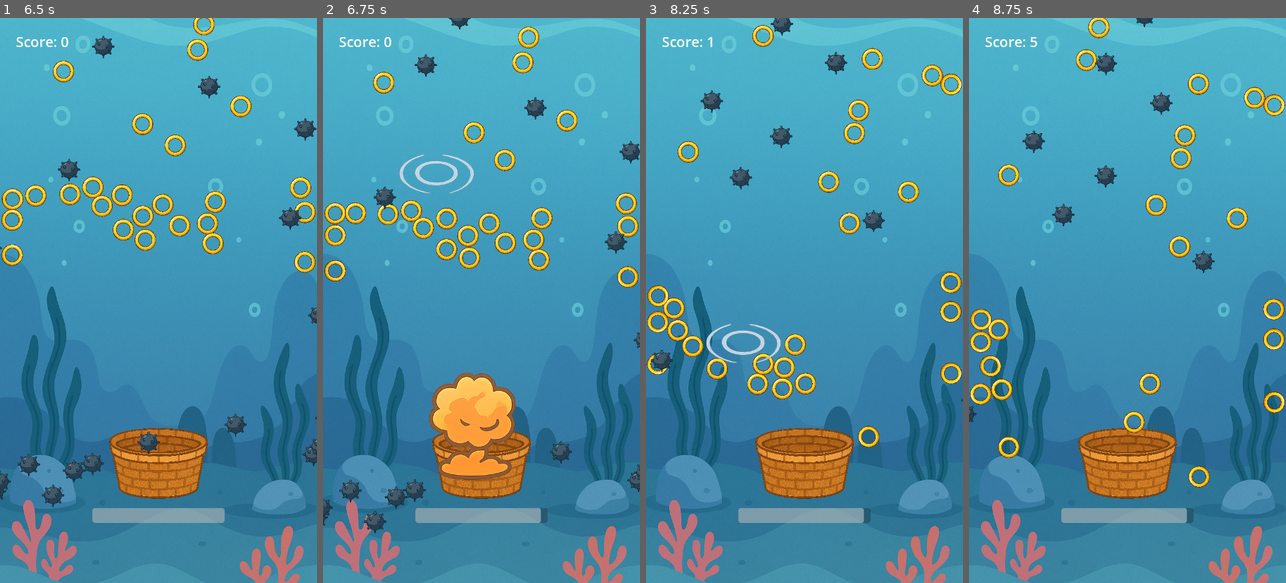
Above: before the commit, frames 1-4 (left to right).
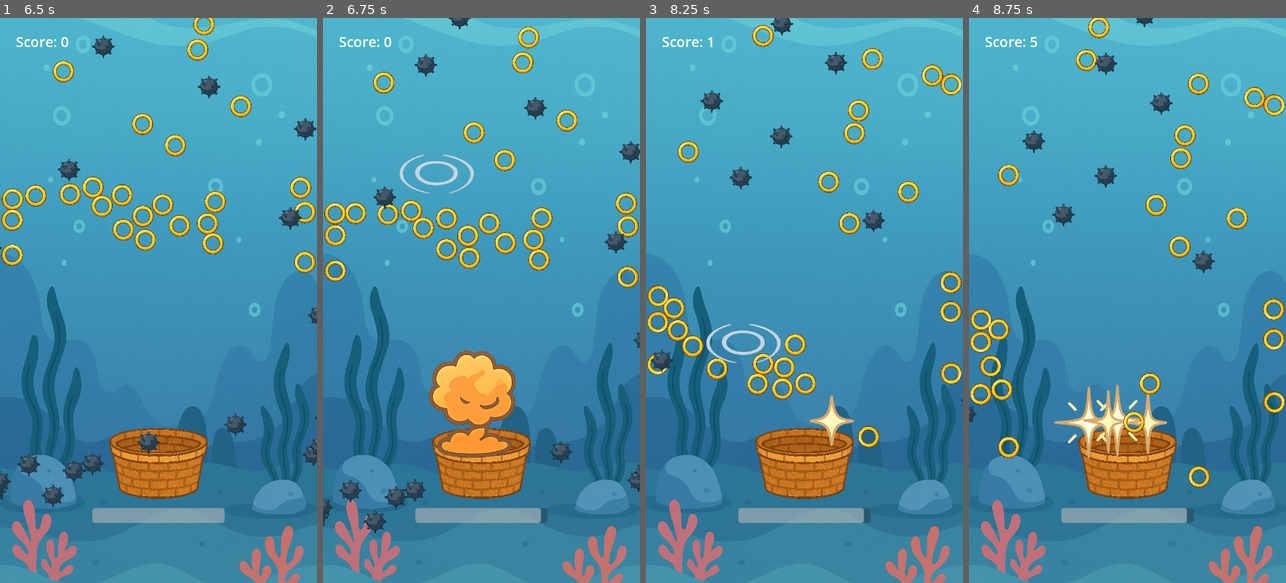
Above: after the commit, the same moments.

Repository: ericso/aqua-launch
Game: Godot game, scene res://main/main.tscn
The game is run twice, just before and just after one commit, with the same random seed, the same clock (stepped at 60 frames per second) and the same inputs.
Inputs (mouse positions are in pixels of both pictures, inside the frame that each line leads up to):
- Up to frame 1 (6.5 s): click "New Game" at 0.5 s; tap Enter at 1.25 s; move the mouse to (228, 272) at 1.27 s; click (228, 272) at 1.42 s; move the mouse to (95, 328) at 2.02 s; click (95, 328) at 2.17 s; move the mouse to (190, 176) at 2.77 s; click (190, 176) at 2.92 s; move the mouse to (142, 413) at 3.52 s; click (142, 413) at 3.67 s; move the mouse to (253, 385) at 4.27 s; click (253, 385) at 4.42 s; move the mouse to (63, 215) at 5.02 s; click (63, 215) at 5.17 s; move the mouse to (174, 300) at 5.77 s; click (174, 300) at 5.92 s
- Up to frame 2 (6.75 s): move the mouse to (433, 159) at 6.52 s; click (433, 159) at 6.67 s
- Up to frame 3 (8.25 s): move the mouse to (874, 272) at 7.27 s; click (874, 272) at 7.42 s; move the mouse to (741, 328) at 8.02 s; click (741, 328) at 8.17 s
- Up to frame 4 (8.75 s): no input

Frame 1 is identical in both runs. In frame 2, 4.1% of the frame differs, in the area x 33-61%, y 58-82%; in frame 3, 0.3%; in frame 4, 1.3%.

Commit message:
add animation when ring is collected

Diff:
--- a/basket/basket_mouth.gd
+++ b/basket/basket_mouth.gd
@@ -1,6 +1,6 @@
 extends Area2D
 
-signal ring_collected
+signal ring_collected(ring: Node2D)
 
 func _ready():
 	connect("body_entered", Callable(self, "_on_body_entered"))
@@ -8,4 +8,4 @@
 func _on_body_entered(body):
 	if body.is_in_group("rings"):
 		body.queue_free()
-		emit_signal("ring_collected")
+		emit_signal("ring_collected", body)
--- a/main/main.gd
+++ b/main/main.gd
@@ -63,7 +63,12 @@
 			mine.apply_impulse(dir.normalized() * force)
 
 # _on_ring_collected is the handler for when the basket collects a ring
-func _on_ring_collected() -> void:
+func _on_ring_collected(ring: Node2D) -> void:
+	# twinkle should animate regardless of game in progress
+	var twinkle = preload("res://ring/twinkle/twinkle.tscn").instantiate()
+	get_tree().current_scene.add_child(twinkle)
+	twinkle.global_position = ring.global_position
+
 	if game_active:
 		ScoreManager.add_score(1)
 
@@ -73,10 +78,10 @@
 # A mine hit should do two things: decrease the score and do damage to the basket
 func _on_mine_hit(mine: Node2D) -> void:
 	# explosion should always happen on hit, whether or not game is running
-	var explosion = preload("res://explosion/explosion.tscn").instantiate()
+	var explosion = preload("res://mine/explosion/explosion.tscn").instantiate()
 	get_tree().current_scene.add_child(explosion)
 	# offset the explosion to be above the mine
-	explosion.global_position = mine.global_position + Vector2(0, -50)
+	explosion.global_position = mine.global_position + Vector2(0, -100)
 
 	if game_active:
 		# score go down
--- a/explosion/explosion.tscn
+++ b/mine/explosion/explosion.tscn
@@ -1,7 +1,7 @@
 [gd_scene load_steps=16 format=3 uid="uid://b10uol18dbq1w"]
 
-[ext_resource type="Texture2D" uid="uid://c0st6hk7jxcg5" path="res://explosion/explosion.png" id="1_echoh"]
-[ext_resource type="Script" uid="uid://cwbxf8vm5s75a" path="res://explosion/explosion.gd" id="1_pim3w"]
+[ext_resource type="Texture2D" uid="uid://c0st6hk7jxcg5" path="res://mine/explosion/explosion.png" id="1_echoh"]
+[ext_resource type="Script" uid="uid://cwbxf8vm5s75a" path="res://mine/explosion/explosion.gd" id="1_pim3w"]
 
 [sub_resource type="AtlasTexture" id="AtlasTexture_pim3w"]
 atlas = ExtResource("1_echoh")
--- a/mine/mine.gd
+++ b/mine/mine.gd
@@ -6,7 +6,7 @@
 
 var spawn_timer := 0.0
 
-func _process(delta) -> void:
+func _process(_delta) -> void:
 	if position.y > 1400:
 		queue_free()
 
--- a/ring/ring.gd
+++ b/ring/ring.gd
@@ -6,7 +6,7 @@
 
 var spawn_timer := 0.0
 
-func _process(delta) -> void:
+func _process(_delta) -> void:
 	if position.y > 1400:
 		queue_free()
 
--- /dev/null
+++ b/ring/twinkle/twinkle.gd
@@ -0,0 +1,7 @@
+extends Node2D
+
+func _ready():
+	# reduce the size of the twinkle animation
+	$AnimatedSprite2D.scale = Vector2.ONE * 0.5
+	$AnimatedSprite2D.play()
+	$AnimatedSprite2D.connect("animation_finished", Callable(self, "queue_free"))
--- /dev/null
+++ b/ring/twinkle/twinkle.tscn
@@ -0,0 +1,82 @@
+[gd_scene load_steps=13 format=3 uid="uid://drd0ossryv0lb"]
+
+[ext_resource type="Script" uid="uid://dc642sldll1it" path="res://ring/twinkle/twinkle.gd" id="1_xgss6"]
+[ext_resource type="Texture2D" uid="uid://cofyrv6u6qhbk" path="res://ring/twinkle/twinkle.png" id="2_iy613"]
+
+[sub_resource type="AtlasTexture" id="AtlasTexture_aobhk"]
+atlas = ExtResource("2_iy613")
+region = Rect2(0, 0, 400, 400)
+
+[sub_resource type="AtlasTexture" id="AtlasTexture_srw1u"]
+atlas = ExtResource("2_iy613")
+region = Rect2(400, 0, 400, 400)
+
+[sub_resource type="AtlasTexture" id="AtlasTexture_3d1y5"]
+atlas = ExtResource("2_iy613")
+region = Rect2(800, 0, 400, 400)
+
+[sub_resource type="AtlasTexture" id="AtlasTexture_od6h8"]
+atlas = ExtResource("2_iy613")
+region = Rect2(0, 400, 400, 400)
+
+[sub_resource type="AtlasTexture" id="AtlasTexture_y35ed"]
+atlas = ExtResource("2_iy613")
+region = Rect2(400, 400, 400, 400)
+
+[sub_resource type="AtlasTexture" id="AtlasTexture_0chgn"]
+atlas = ExtResource("2_iy613")
+region = Rect2(800, 400, 400, 400)
+
+[sub_resource type="AtlasTexture" id="AtlasTexture_cn217"]
+atlas = ExtResource("2_iy613")
+region = Rect2(0, 800, 400, 400)
+
+[sub_resource type="AtlasTexture" id="AtlasTexture_j26es"]
+atlas = ExtResource("2_iy613")
+region = Rect2(400, 800, 400, 400)
+
+[sub_resource type="AtlasTexture" id="AtlasTexture_0rcgl"]
+atlas = ExtResource("2_iy613")
+region = Rect2(800, 800, 400, 400)
+
+[sub_resource type="SpriteFrames" id="SpriteFrames_iy613"]
+animations = [{
+"frames": [{
+"duration": 1.0,
+"texture": SubResource("AtlasTexture_aobhk")
+}, {
+"duration": 1.0,
+"texture": SubResource("AtlasTexture_srw1u")
+}, {
+"duration": 1.0,
+"texture": SubResource("AtlasTexture_3d1y5")
+}, {
+"duration": 1.0,
+"texture": SubResource("AtlasTexture_od6h8")
+}, {
+"duration": 1.0,
+"texture": SubResource("AtlasTexture_y35ed")
+}, {
+"duration": 1.0,
+"texture": SubResource("AtlasTexture_0chgn")
+}, {
+"duration": 1.0,
+"texture": SubResource("AtlasTexture_cn217")
+}, {
+"duration": 1.0,
+"texture": SubResource("AtlasTexture_j26es")
+}, {
+"duration": 1.0,
+"texture": SubResource("AtlasTexture_0rcgl")
+}],
+"loop": false,
+"name": &"twinkle",
+"speed": 30.0
+}]
+
+[node name="Node2D" type="Node2D"]
+script = ExtResource("1_xgss6")
+
+[node name="AnimatedSprite2D" type="AnimatedSprite2D" parent="."]
+sprite_frames = SubResource("SpriteFrames_iy613")
+animation = &"twinkle"
Renamed: explosion/explosion.gd -> mine/explosion/explosion.gd
Renamed: explosion/explosion.gd.uid -> mine/explosion/explosion.gd.uid
Renamed: explosion/explosion.png -> mine/explosion/explosion.png
Not shown, changed: mine/explosion/explosion.png.import
Not shown, added: ring/twinkle/twinkle.gd.uid
Binary file added: ring/twinkle/twinkle.png
Not shown, added: ring/twinkle/twinkle.png.import
